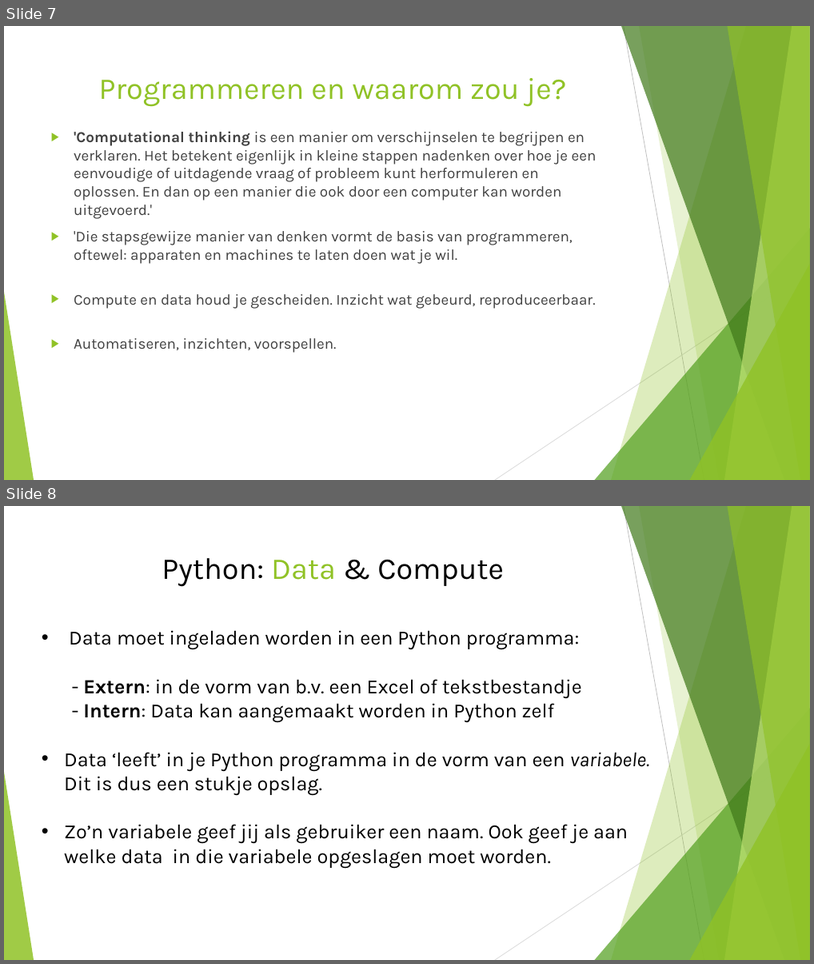
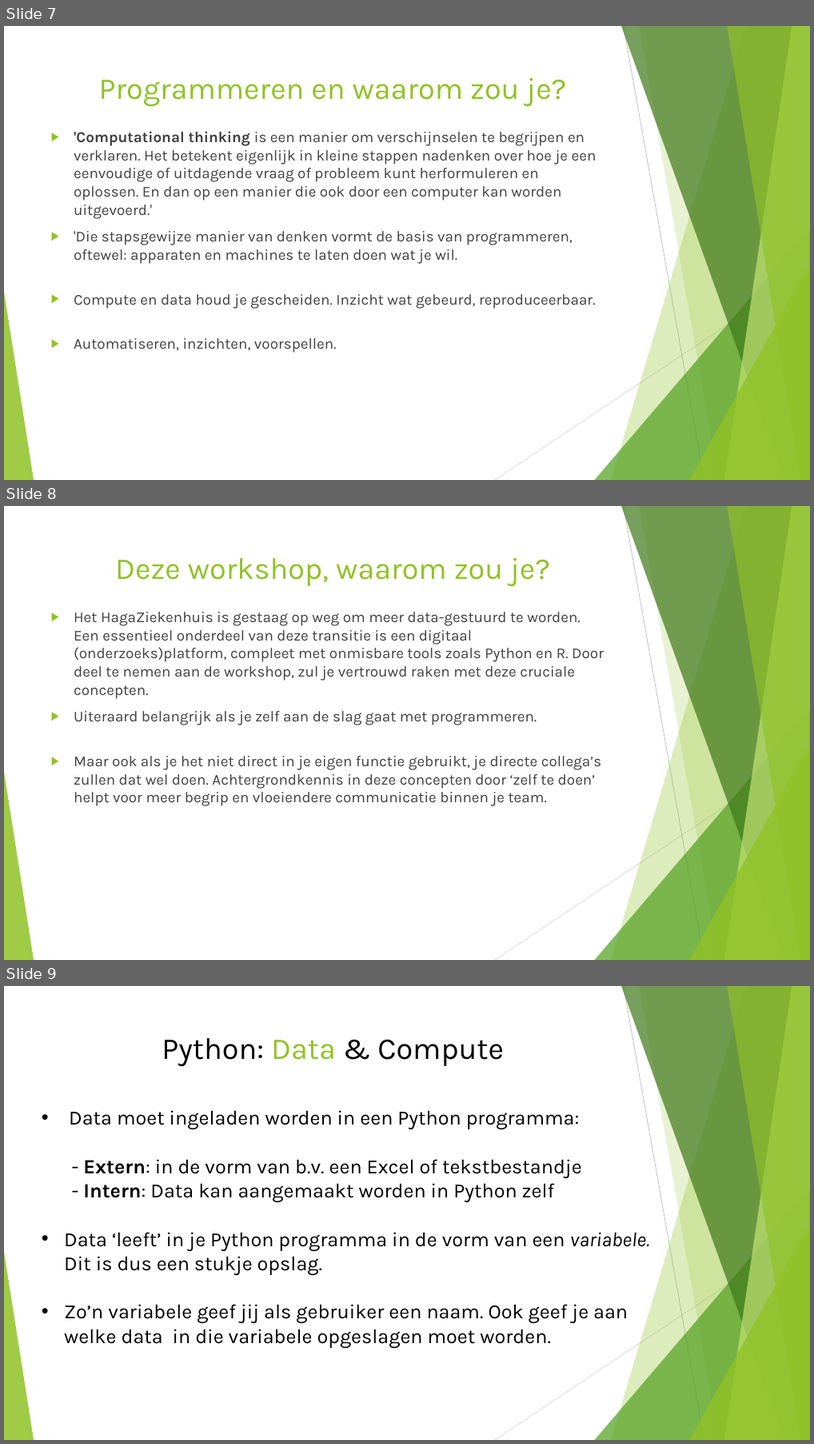
Before and after one commit to HagaZiekenhuis/python-workshops, a slide deck: Intro nieuw 11 09 23.pptx. Shown one above the other, each under a label of ours: slides 7 and 8 before the commit, slides 7, 8 and 9 after it. The pictures are 814x964 and 814x1444 pixels, drawn with LibreOffice and Linux fonts; fonts in the diff are those of the drawing. Boxes give left, top, right and bottom in pixels: in the first picture for what was removed or moved away, otherwise in the second. Text is boxed around its words. In the diff, an @@ line names an element or a change of style, - is before the commit and + after.

```diff
--- a/Intro nieuw 11 09 23.pptx
+++ b/Intro nieuw 11 09 23.pptx
@@ slide 8 added at (4,506,810,960), background #FFFFFF; not listed: 10 template elements that a slide beside it also shows @@
@@ title added at (115,558,550,587), 36 pt, text #90C226 @@
+Deze workshop, waarom zou je?
@@ text added at (74,612,604,806), 18 pt, text #404040 @@
+▶ Het HagaZiekenhuis is gestaag op weg om meer data-gestuurd te worden. Een essentieel onderdeel van deze transitie is een digitaal (onderzoeks)platform, compleet met onmisbare tools zoals Python en R. Door deel te nemen aan de workshop, zul je vertrouwd raken met deze cruciale concepten.
+▶ Uiteraard belangrijk als je zelf aan de slag gaat met programmeren.
+▶ Maar ook als je het niet direct in je eigen functie gebruikt, je directe collega’s zullen dat wel doen. Achtergrondkennis in deze concepten door ‘zelf te doen’ helpt voor meer begrip en vloeiendere communicatie binnen je team.
@@ what was slide 8 is now slide 9 @@
```
Also in this commit, not shown: 1 slide changed, 1 other slide added, 1 slide removed.
